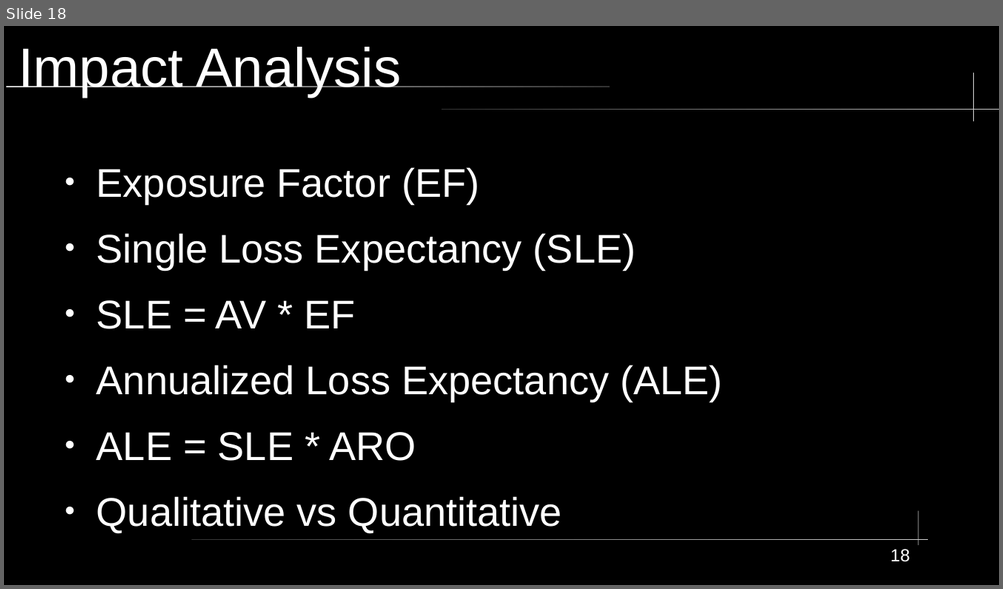
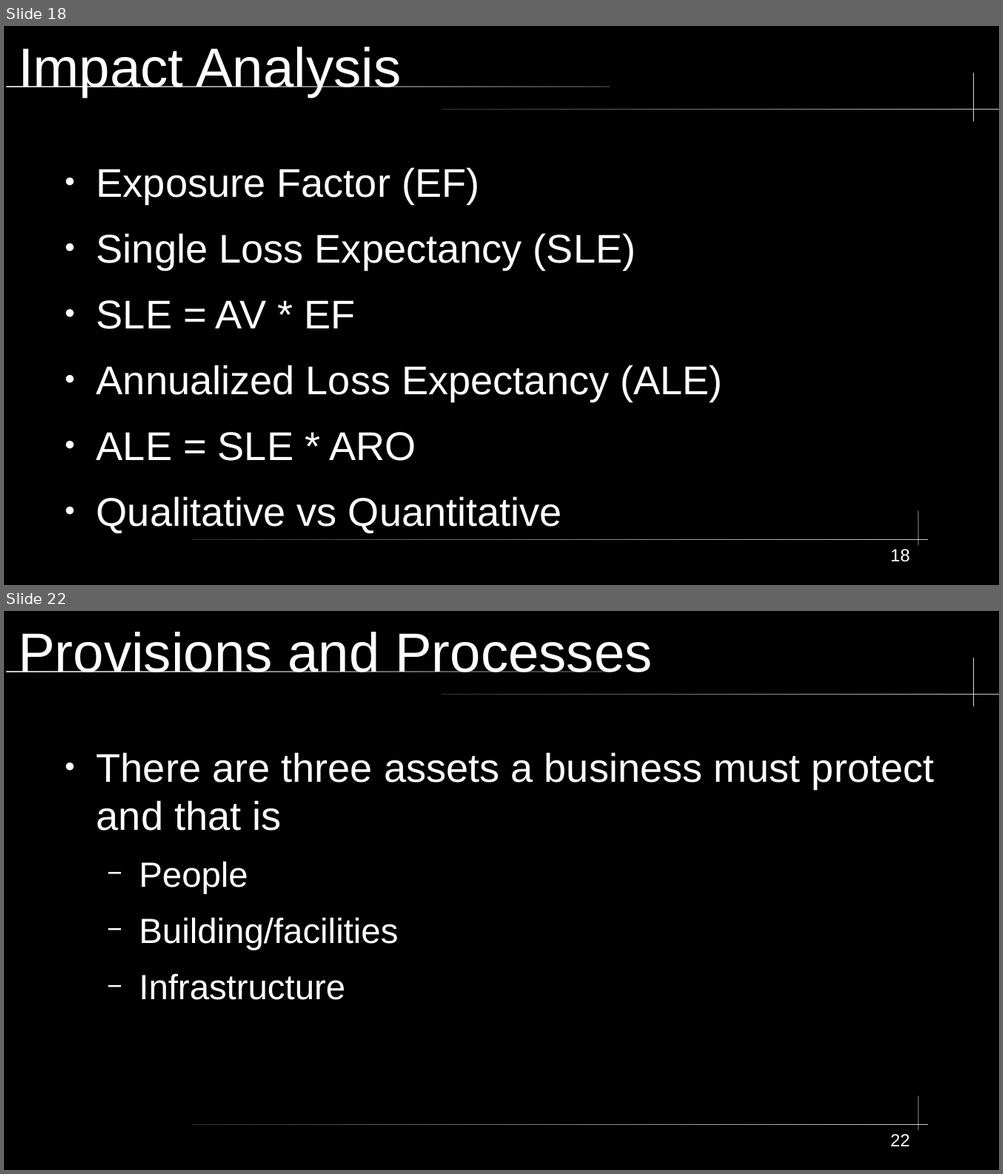
Before and after one commit to City-Colleges-of-Chicago-Cybersecurity/COMPSFI-214, a slide deck: 2026/Spring/powerpoints/Chapter-03-2.odp. Shown one above the other, each under a label of ours: slide 18 before the commit, slides 18 and 22 after it; the slides between them are not shown. The pictures are 1003x589 and 1003x1174 pixels, drawn with LibreOffice and Linux fonts; fonts in the diff are those of the drawing. Boxes give left, top, right and bottom in pixels: in the first picture for what was removed or moved away, otherwise in the second. Text is boxed around its words. In the diff, an @@ line names an element or a change of style, - is before the commit and + after.

```diff
--- a/2026/Spring/powerpoints/Chapter-03-2.odp
+++ b/2026/Spring/powerpoints/Chapter-03-2.odp
@@ slide 22 added at [4, 611, 999, 1170], background #000000; not listed: 5 template elements that a slide beside it also shows @@
@@ title added at [18, 632, 652, 672], 44 pt, text #FFFFFF @@
+Provisions and Processes
@@ text added at [96, 752, 934, 1000], 32 pt, text #FFFFFF @@
+● There are three assets a business must protect and that is
+  − People
+  − Building/facilities
+  − Infrastructure
@@ page number added at [890, 1134, 909, 1147], 14 pt, text #FFFFFF @@
+22
```
Also in this commit, not shown: 1 slide changed, 4 other slides added, 1 other file.
